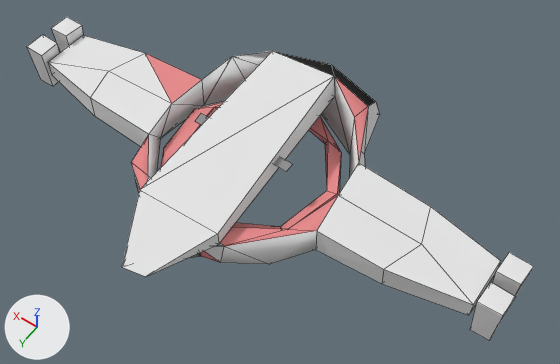
Renders of the Blender file SlayerXdrone.blend from each side of a commit.
Both versions are drawn from a 50 mm camera at (-4.41, 5.38, 8.43) aimed at (-0.52, -0.06, -0.12). Lighting does not change. The marker at lower left points along +X, +Y and +Z. Mesh edges are drawn as thin lines.

Script lines for the objects in view, before the commit:
```python
me_cylinder = bpy.data.meshes.new('Cylinder')
me_cylinder.from_pydata(...)  # 386 vertices, 366 faces; spans x -4.02..4.01, y -2.33..2.08, z -0.68..0.81
# faces by material slot: [165, 135, 4, 62]
me_cylinder.materials.append(mat_primary)  # white #e7e7e7
me_cylinder.materials.append(mat_secondary)  # pink #e78d8e
me_cylinder.materials.append(mat_glass)  # black #2d2d2d
me_cylinder.materials.append(mat_steel)  # grey #929292
ob_slayerx_lod0 = bpy.data.objects.new('SlayerX_LOD0', me_cylinder)
ob_slayerx_lod0.location = (0.0, 0.0, 0.0)
_m = ob_slayerx_lod0.modifiers.new('Decimate', 'DECIMATE')
_m.ratio = 0.335
```
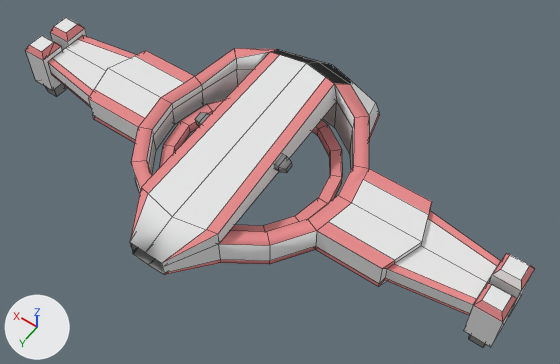
What differs and where, as boxes (x1, y1, x2, y2) in the pictures (560 x 364 px):
```json
{"object": "SlayerX_LOD0", "change": "modifiers changed", "before": [27, 17, 534, 340], "after": [26, 17, 535, 347]}
```

Edits to the scene script, one JSON object a line:
```json
{"op": "remove", "block": "ob_slayerx_lod0", "code": "_m = ob_slayerx_lod0.modifiers.new('Decimate', 'DECIMATE')"}
{"op": "remove", "block": "ob_slayerx_lod0", "code": "_m.ratio = 0.335"}
```
